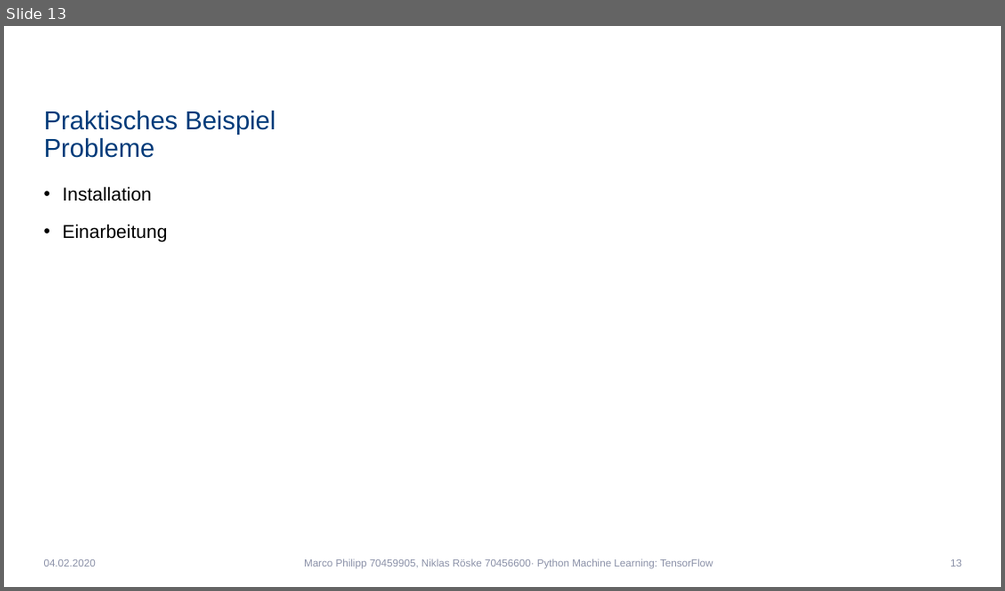
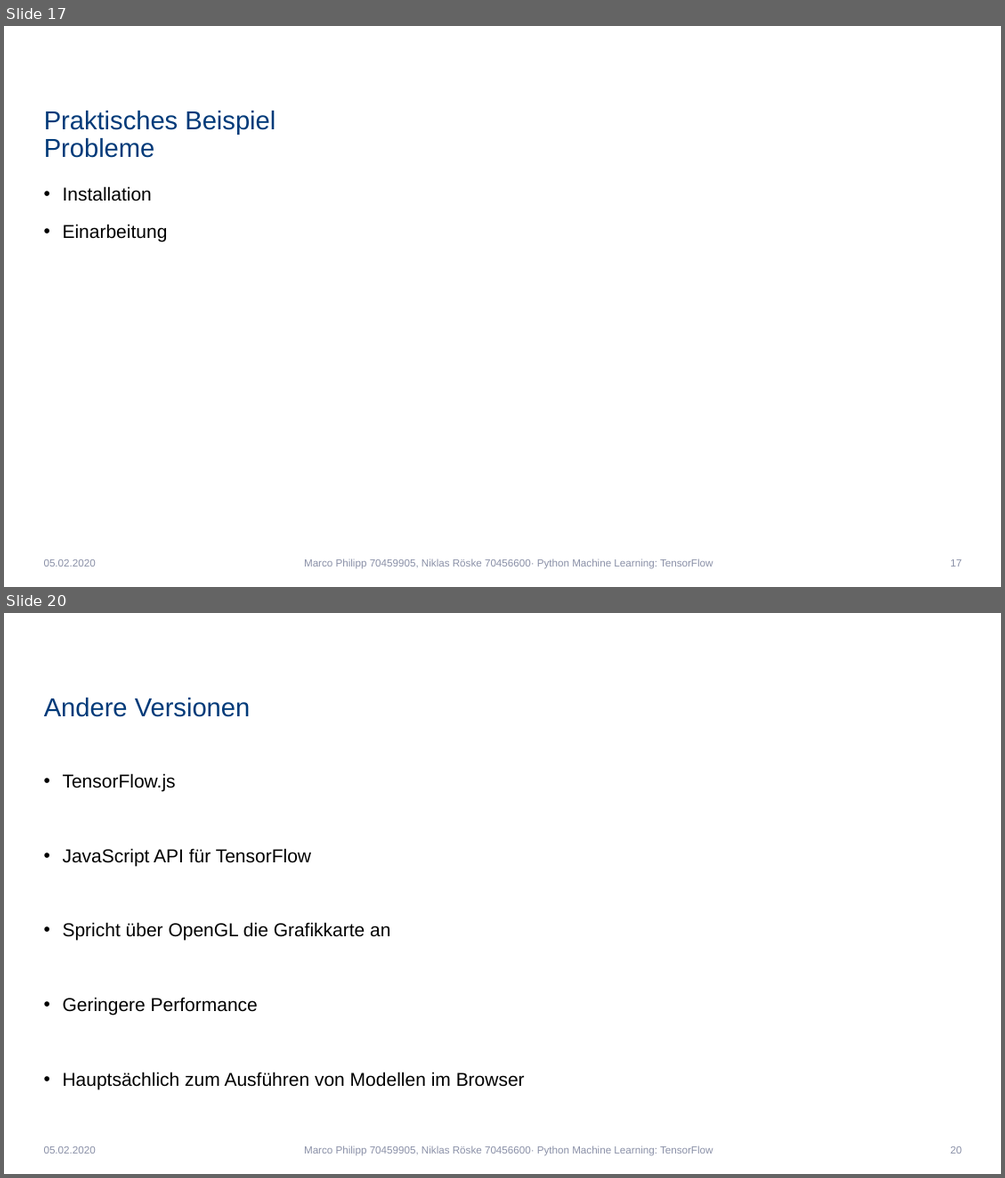
Before and after one commit to Niklas1997Git/Seminar, a slide deck: SeminarPräsentation.pptx. Shown one above the other, each under a label of ours: slide 13 before the commit, slides 17 and 20 after it; the slides between them are not shown. The pictures are 1005x591 and 1005x1178 pixels, drawn with LibreOffice and Linux fonts; fonts in the diff are those of the drawing; background and template pictures are left out. Boxes give left, top, right and bottom in pixels: in the first picture for what was removed or moved away, otherwise in the second. Text is boxed around its words. In the diff, an @@ line names an element or a change of style, - is before the commit and + after.

Commit message:
Seminarpräsentation Teil Marco

```diff
--- a/SeminarPräsentation.pptx
+++ b/SeminarPräsentation.pptx
@@ slide 20 added at box(4, 613, 1001, 1174), background #FFFFFF @@
@@ title added at box(44, 698, 251, 717), 25 pt, text #003A79 @@
+Andere Versionen
@@ text added at box(63, 773, 525, 1090), 18 pt, text #000000 @@
+• TensorFlow.js
+• JavaScript API für TensorFlow
+• Spricht über OpenGL die Grafikkarte an
+• Geringere Performance
+• Hauptsächlich zum Ausführen von Modellen im Browser
@@ text added at box(44, 1146, 96, 1153), 10 pt, text #8C91A8 @@
+05.02.2020
@@ text added at box(304, 1145, 712, 1155), 10 pt, text #8C91A8 @@
+Marco Philipp 70459905, Niklas Röske 70456600· Python Machine Learning: TensorFlow
@@ page number added at box(950, 1146, 962, 1153), 10 pt, text #8C91A8 @@
+20
@@ what was slide 13 is now slide 17 @@
@@ slide 17 changed as well @@
@@ text at box(44, 559, 96, 566): text changed @@
-04.02.2020
+05.02.2020
@@ page number at box(950, 559, 962, 566): text changed @@
-13
+17
```
Also in this commit, not shown: 14 other slides changed, 4 other slides added.
